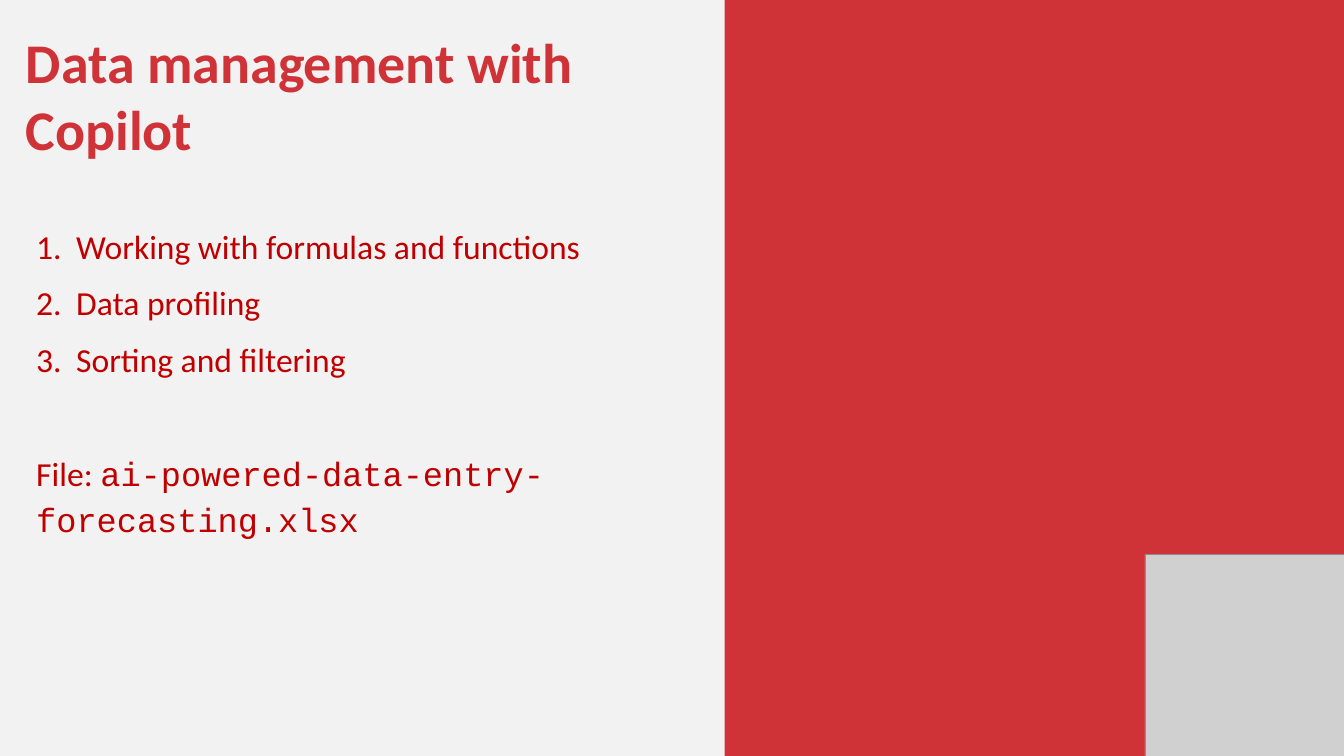
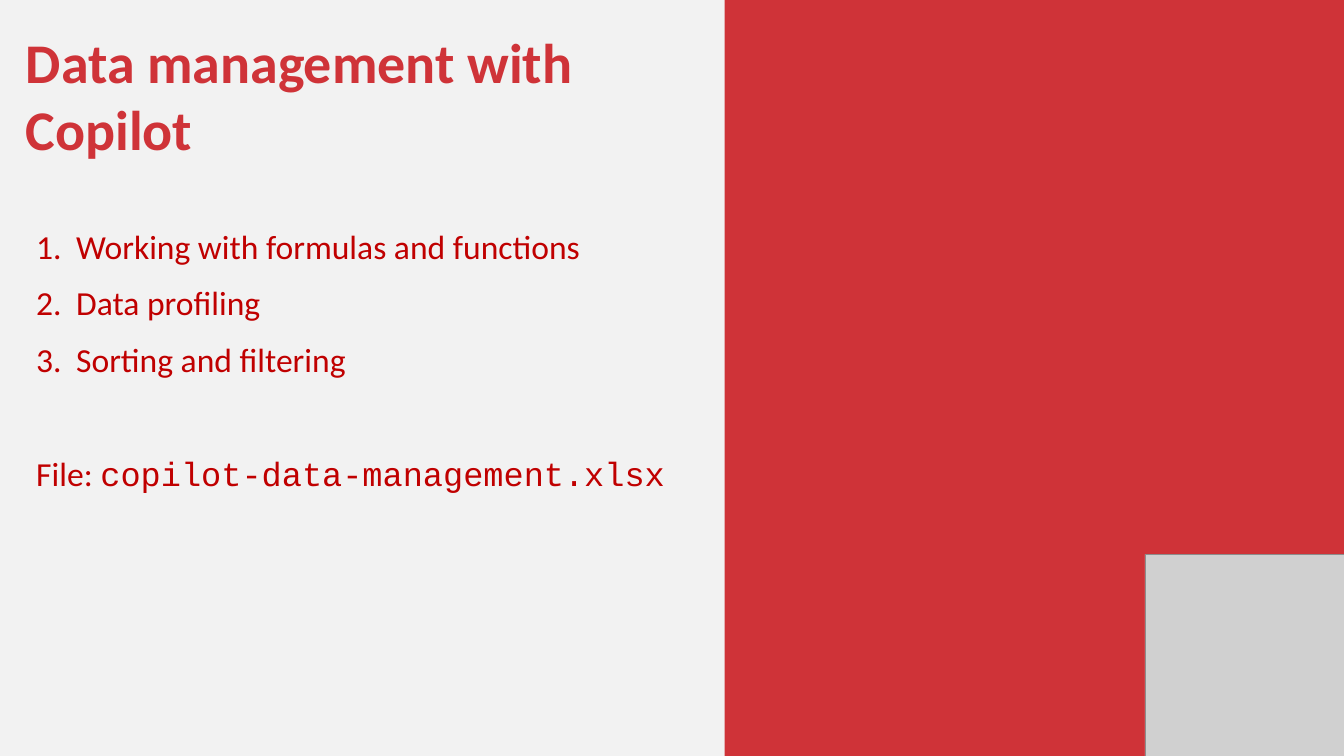
Before and after one commit to stringfestdata/xlgs-mc-2025, a slide deck: slide 11 of xlgs-analytics-2_0-slides.pptx. Drawn at 1344x756 pixels with LibreOffice and Linux fonts; fonts in the diff are those of the drawing; grey boxes stand for pictures. Boxes give left, top, right and bottom in pixels: in the first picture for what was removed or moved away, otherwise in the second. Text is boxed around its words. In the diff, an @@ line names an element or a change of style, - is before the commit and + after.

```diff
--- a/xlgs-analytics-2_0-slides.pptx
+++ b/xlgs-analytics-2_0-slides.pptx
@@ text at box(36, 462, 664, 493): text changed @@
-File: ai-powered-data-entry-forecasting.xlsx
+File: copilot-data-management.xlsx
```
Also in this commit, not shown: 2 other slides changed.
